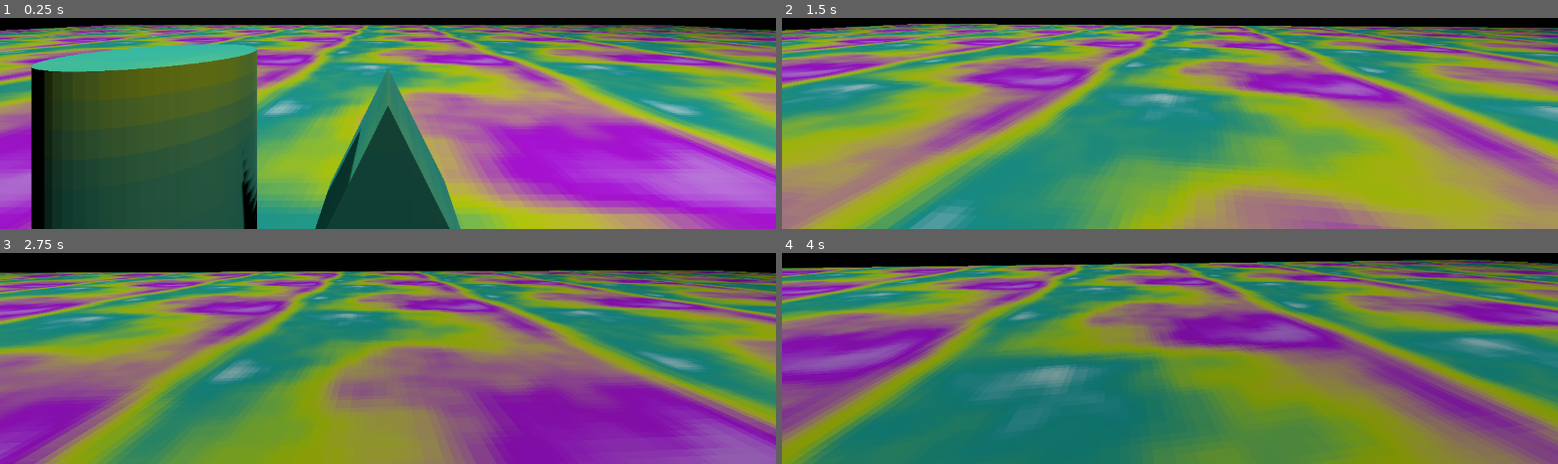
Above: before the commit, frames 1-4 (two rows, left to right).
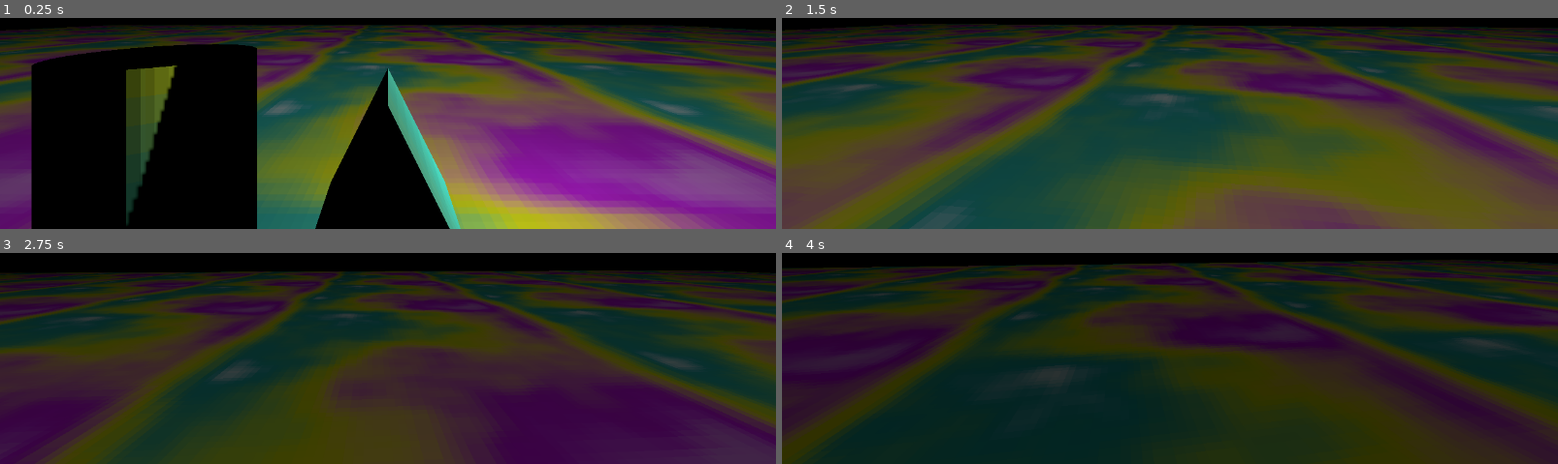
Above: after the commit, the same moments.

Repository: UnBuiltTree/Texel
Game: Godot game, scene res://main.tscn
Same seed, same stepped clock (60 frames per second), same inputs: the game is played once before the commit and once after it.
Inputs (mouse positions are in pixels of both pictures, inside the frame that each line leads up to):
- Up to frame 1 (0.25 s): no input
- Up to frame 2 (1.5 s): tap Enter at 0.5 s; move the mouse to (outside the picture) at 0.52 s; hold W (move_forward) from 0.53 s (still down); move the mouse to (outside the picture) at 1.27 s
- Up to frame 3 (2.75 s): keep holding W (move_forward); move the mouse to (outside the picture) at 2.02 s
- Up to frame 4 (4 s): keep holding W (move_forward); move the mouse to (1162, 253) at 2.77 s; move the mouse to (outside the picture) at 3.52 s

The runs differ from the first frame. In frame 1, 90% of the frame differs, in the area x 0-100%, y 3-100%; in frame 2, 96%, in the area x 0-100%, y 2-100%; in frame 3, 91%; in frame 4, 95%.

Commit message:
Small adjustment on TexelShader

Diff:
--- a/DebugShaderMenu.tscn
+++ b/DebugShaderMenu.tscn
@@ -41,7 +41,7 @@
 min_value = -0.1
 max_value = 0.1
 step = 0.002
-value = -0.062000000000000006
+value = 0.001999999999999988
 
 [node name="Label3" type="Label" parent="CanvasLayer/PanelContainer/VBoxContainer"]
 layout_mode = 2
--- a/main.tscn
+++ b/main.tscn
@@ -67,20 +67,9 @@
 mesh = SubResource("CylinderMesh_272bh")
 surface_material_override/0 = ExtResource("1_1bvp3")
 
-[node name="OmniLight3D4" type="OmniLight3D" parent="World"]
-transform = Transform3D(1, 0, 0, 0, 1, 0, 0, 0, 1, -19.680462, 26.398176, -29.133957)
-light_color = Color(0.78039217, 1, 1, 1)
-light_energy = 0.5
-light_size = 10.0
-light_bake_mode = 0
-shadow_enabled = true
-shadow_normal_bias = 10.0
-shadow_blur = 0.0
-omni_range = 100.0
-omni_attenuation = 0.5
-
-[node name="OmniLight3D3" type="OmniLight3D" parent="World"]
-transform = Transform3D(1, 0, 0, 0, 1, 0, 0, 0, 1, 2, 6.352721, 0)
+[node name="OmniLight3D3" type="OmniLight3D" parent="World/MeshInstance3D7"]
+transform = Transform3D(1, 0, 0, 0, 1, 0, 0, 0, 1, 2.7470489, 0.23057938, -0.54435945)
+light_indirect_energy = 0.0
 light_bake_mode = 0
 shadow_enabled = true
 shadow_normal_bias = 10.0
@@ -98,6 +87,7 @@
 
 [node name="MainViewport" type="SubViewport" parent="MainViewportContainer"]
 handle_input_locally = false
+anisotropic_filtering_level = 0
 size = Vector2i(1280, 720)
 render_target_update_mode = 4
 
@@ -116,3 +106,4 @@
 texture = SubResource("ViewportTexture_qq5oe")
 
 [node name="Node2D" parent="." instance=ExtResource("6_7mycd")]
+visible = false
--- a/shaders/texelShader.gdshader
+++ b/shaders/texelShader.gdshader
@@ -60,7 +60,7 @@
     vec3 texel_color;
 
     if (TRIPLANAR) {
-        texel_color = sample_triplanar_texel(texel_center_local, new_normal);
+        texel_color = sample_triplanar_texel(texel_center_local, texel_face_normal);
     } else {
         vec2 scaled_uv = UV * TEXTURE_SCALE;
         vec2 snap_uv = (floor(scaled_uv * ts) + 0.5) / ts;
